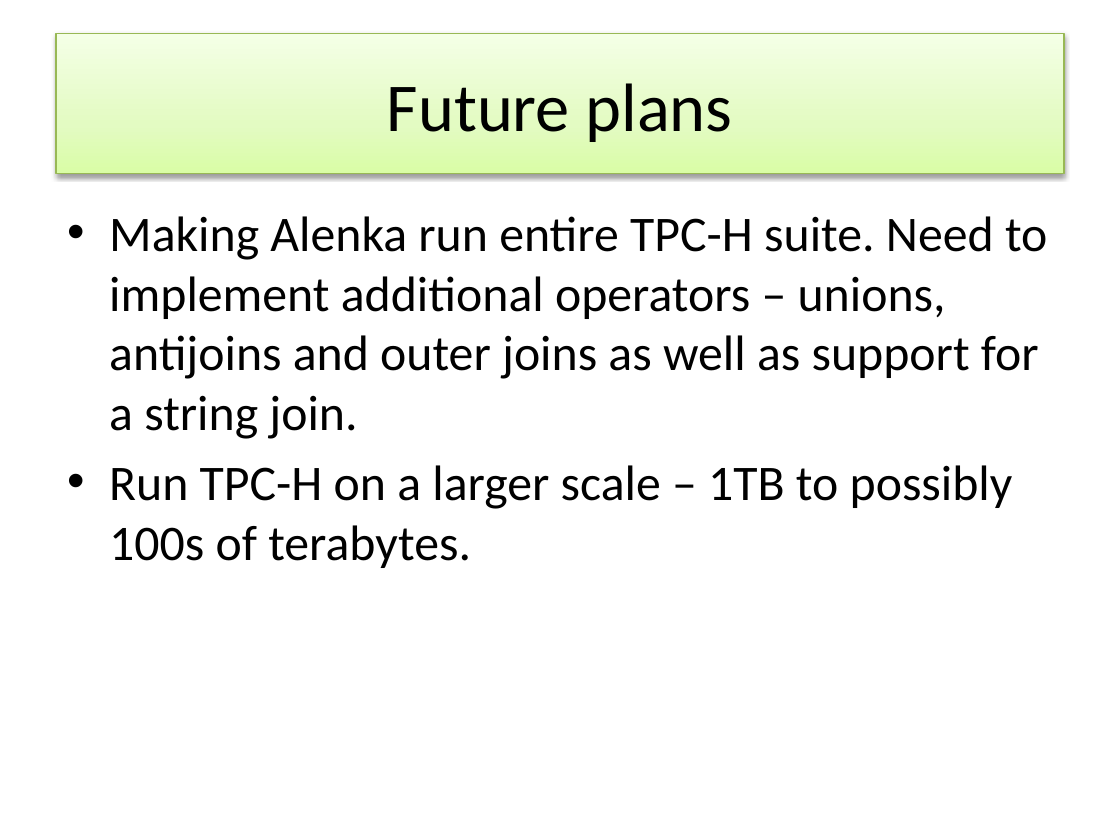
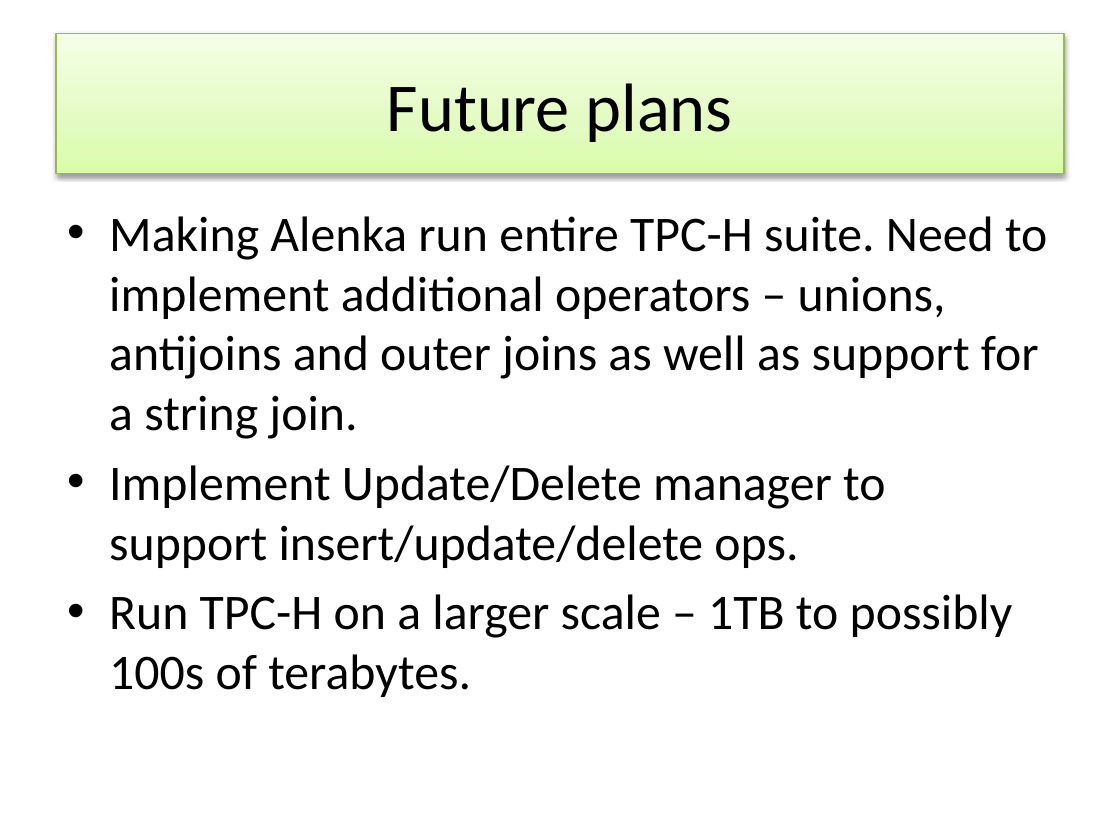
Before and after one commit to antonmks/Alenka, a slide deck: slide 12 of Alenka.pptx. Drawn at 1120x840 pixels with LibreOffice and Linux fonts; fonts in the diff are those of the drawing. Boxes give left, top, right and bottom in pixels: in the first picture for what was removed or moved away, otherwise in the second. Text is boxed around its words. In the diff, an @@ line names an element or a change of style, - is before the commit and + after.

Commit message:
Presenation update

```diff
--- a/Alenka.pptx
+++ b/Alenka.pptx
@@ text at [109,465,885,568]: paragraph added @@
+• Implement Update/Delete manager to support insert/update/delete ops.
```
